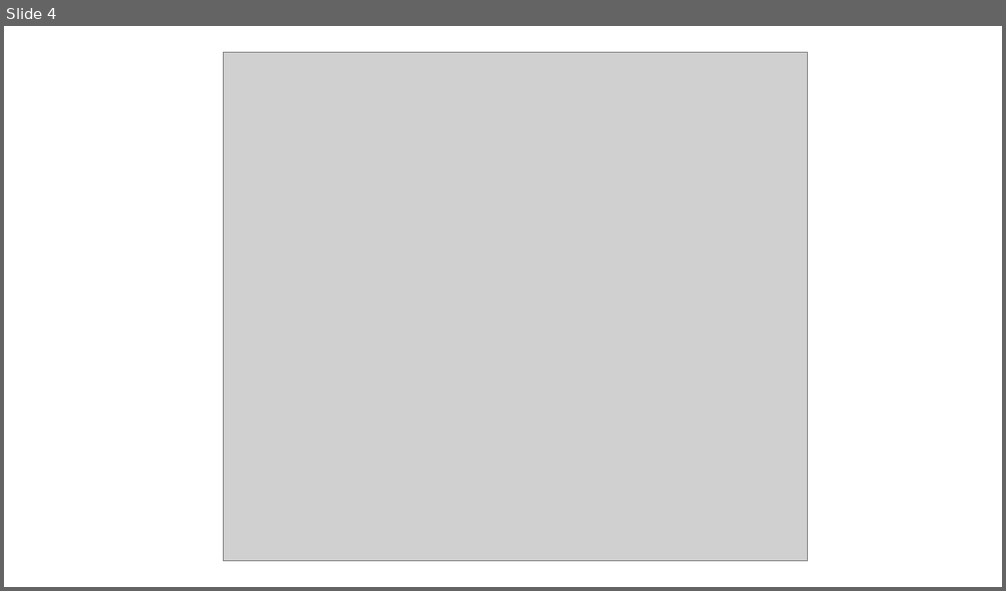
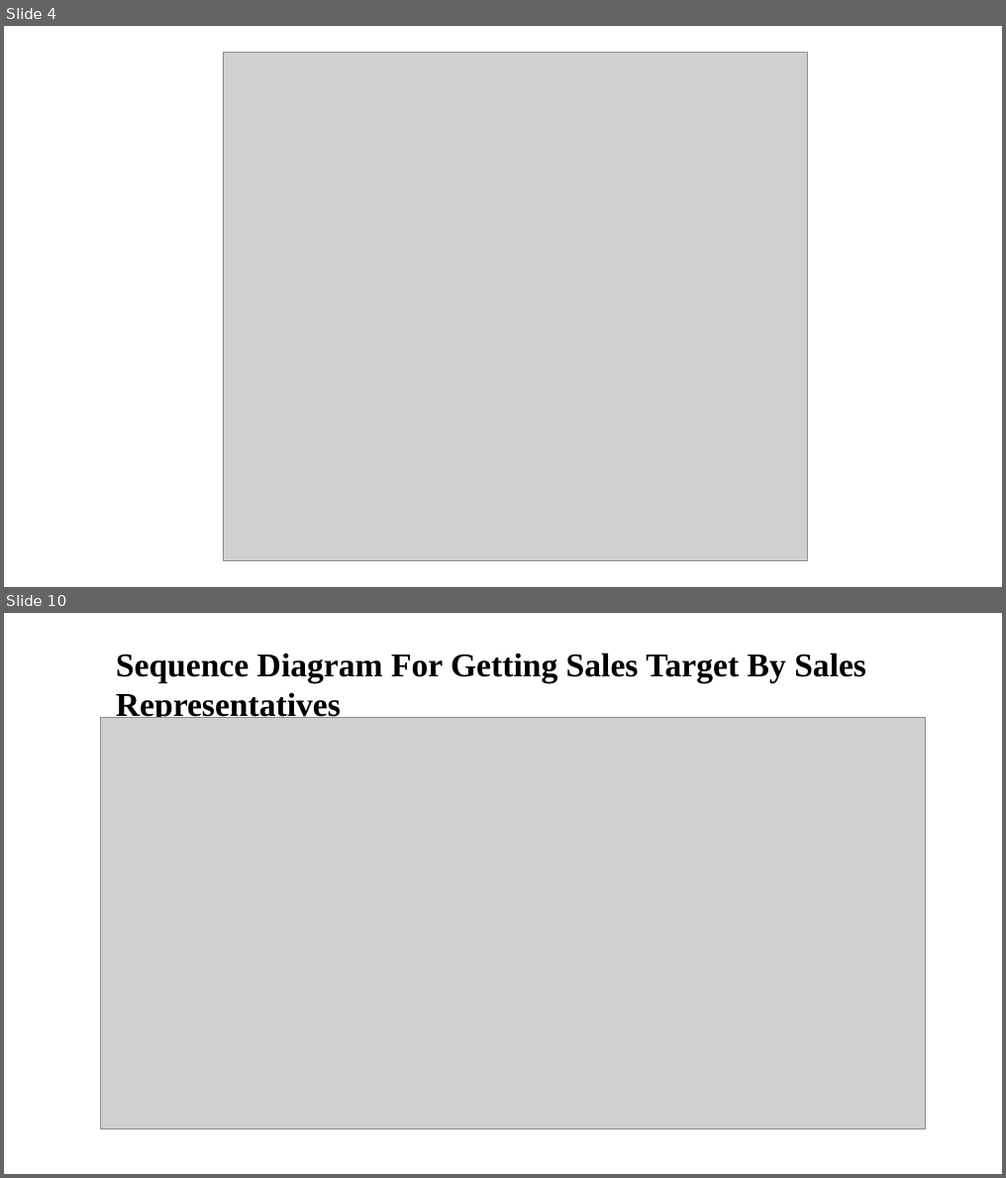
Before and after one commit to asing472/Great_Outdoor_Group_B, a slide deck: Presentation/Presentation1.pptx. Shown one above the other, each under a label of ours: slide 4 before the commit, slides 4 and 10 after it; the slides between them are not shown. The pictures are 1006x591 and 1006x1178 pixels, drawn with LibreOffice and Linux fonts; fonts in the diff are those of the drawing; grey boxes stand for pictures. Boxes give left, top, right and bottom in pixels: in the first picture for what was removed or moved away, otherwise in the second. Text is boxed around its words. In the diff, an @@ line names an element or a change of style, - is before the commit and + after.

```diff
--- a/Presentation/Presentation1.pptx
+++ b/Presentation/Presentation1.pptx
@@ slide 10 added at box(4, 613, 1002, 1174), background #FFFFFF @@
@@ text added at box(116, 653, 866, 722), 32 pt, text #000000, bold @@
+Sequence Diagram For Getting Sales Target By Sales Representatives
@@ picture added at box(101, 718, 926, 1130) @@
```
Also in this commit, not shown: 15 other slides added, 2 slides removed.
